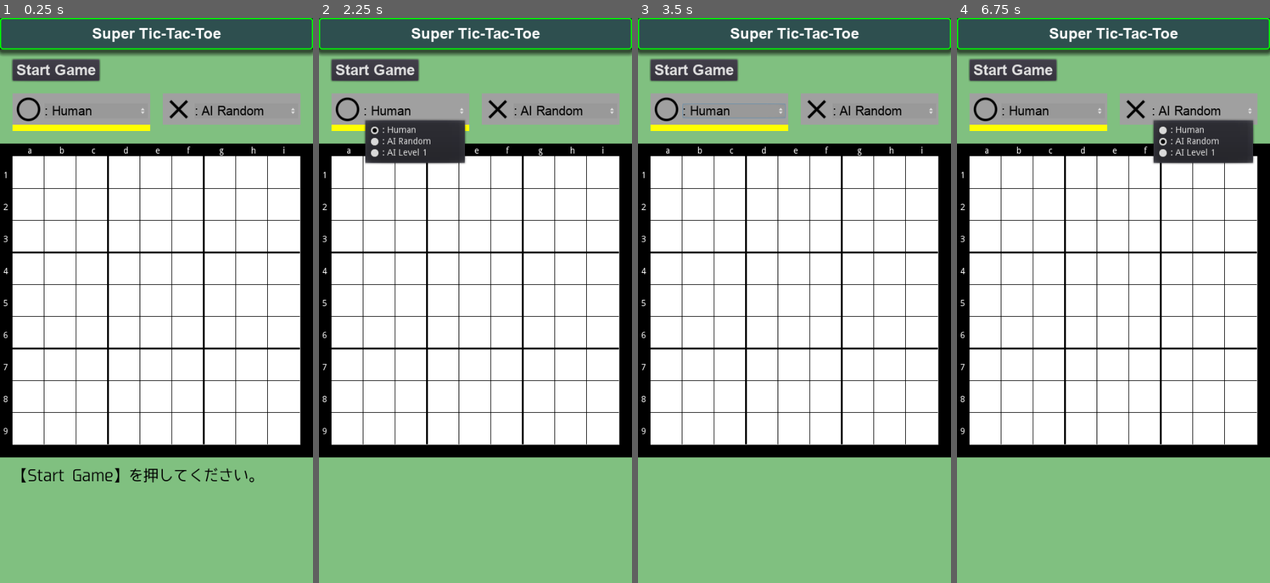
Above: before the commit, frames 1-4 (left to right).
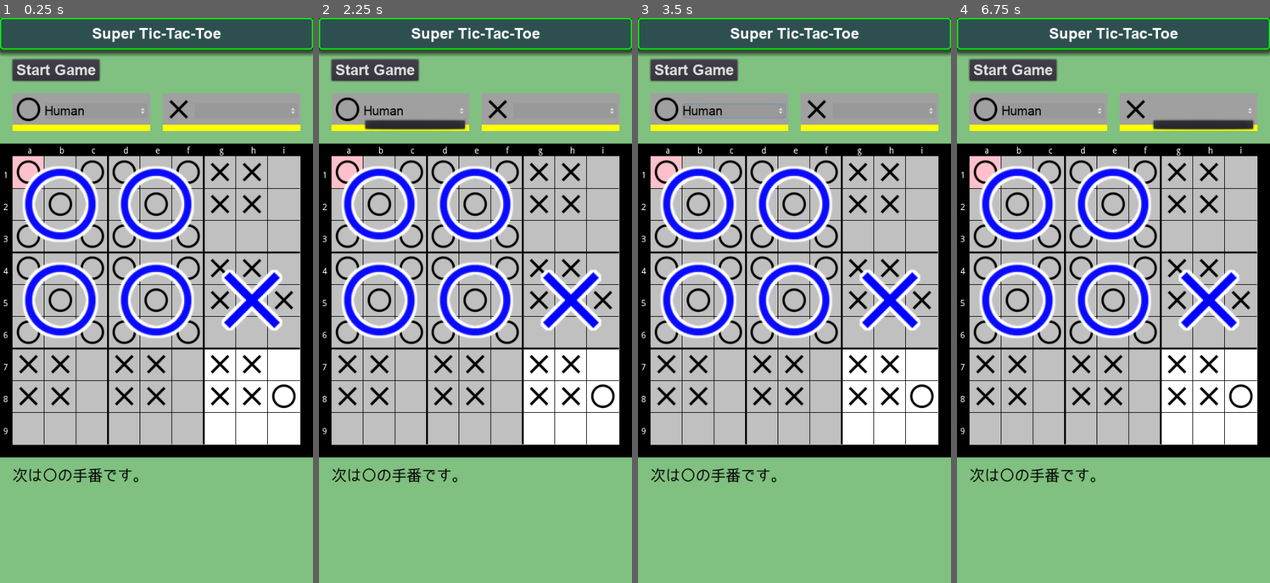
Above: after the commit, the same moments.

Repository: vivisuke/SuperTicTacToe
Game: Godot game, scene res://MainScene.tscn
The game is run twice, just before and just after one commit, with the same random seed, the same clock (stepped at 60 frames per second) and the same inputs.
Inputs (mouse positions are in pixels of both pictures, inside the frame that each line leads up to):
- Up to frame 1 (0.25 s): no input
- Up to frame 2 (2.25 s): click "Start Game" at 0.5 s; click "Stop Game" (after the commit: "Start Game") at 1.25 s; click (416, 108) at 2 s, where only the run before the commit has a clickable ": Human"
- Up to frame 3 (3.5 s): click (735, 108) at 2.75 s, where only the run after the commit has a clickable "Human"
- Up to frame 4 (6.75 s): click "Ｖ" at 3.5 s; click (1204, 108) at 4.25 s, where only the run before the commit has a clickable ": AI Random"; click (1054, 108) at 5 s, where only the run before the commit has a clickable ": Human"; click (1054, 108) at 5.75 s, where only the run after the commit has a clickable "Human"; click "Ｖ" at 6.5 s

The runs differ from the first frame. In frame 1, 40% of the frame differs, in the area x 4-97%, y 15-83%; in frame 2, 41%; in frame 3, 39%; in frame 4, 40%.
Error after the commit: Parse Error: Too few arguments for "update_next_board()" call. Expected at least 2. (res://scripts/MainScene.gd:99)

Commit message:
0055 ◎ C 01/05 01/09 0.001│ToDo│Board::is_three_stones_global(gx : int, gy : int) 実装

Diff:
--- a/SuperTicTacToe/scripts/MainScene.gd
+++ b/SuperTicTacToe/scripts/MainScene.gd
@@ -43,14 +43,14 @@
 }
 class Board:
 	var n_put = 0				# 着手数
-	var n_put_board = []		# 各ローカルボードの着手数
+	var n_put_local = []		# 各ローカルボードの着手数
 	var three_lined_up = []		# 各ローカルボード：三目並んだか？
 	var next_board = -1			# 着手可能ローカルボード [0, 9)、-1 for 全ローカルボードに着手可能
 	var l_board
 	var g_board
 	func _init():
 		n_put = 0
-		n_put_board = [0, 0, 0, 0, 0, 0, 0, 0, 0]
+		n_put_local = [0, 0, 0, 0, 0, 0, 0, 0, 0]
 		three_lined_up = [false, false, false, false, false, false, false, false, false]
 		next_board = -1
 		l_board = []
@@ -74,15 +74,29 @@
 				txt += ".XO"[g_board[x + y*(N_HORZ/3)]+1]
 			txt += "\n"
 		print(txt)
+	func is_empty(x : int, y : int):			# ローカルボード内のセル状態取得
+		return l_board[x + y*N_HORZ] == EMPTY
 	func get_color(x : int, y : int):			# ローカルボード内のセル状態取得
 		return l_board[x + y*N_HORZ]
+	func get_color_g(gx : int, gy : int):		# グローバルボード内のセル状態取得
+		return g_board[gx + gy*(N_HORZ/3)]
+	func update_next_board(x : int, y : int):	# 次に着手可能なローカルボード設定
+		var x3 = x % 3
+		var y3 = y % 3
+		next_board = x3 + y3 * 3
+		if three_lined_up[next_board] || n_put_local[next_board] == 9:
+			next_board = -1			# 全ローカルボードに着手可能
 	func put(x : int, y : int, col):
+		n_put += 1					# トータル着手数
 		l_board[x + y*N_HORZ] = col
 		var gx = x / 3
 		var gy = y / 3
-		if !three_lined_up[gx + gy*3] && is_three_stones(x, y):
-			g_board[gx + gy*3] = col
-			three_lined_up[gx + gy*3] = true
+		var ix = gx + gy*3
+		n_put_local[ix] += 1		# 各ローカルボードの着手数
+		if !three_lined_up[ix] && is_three_stones(x, y):	# 三目並んだ→グローバルボード更新
+			g_board[ix] = col
+			three_lined_up[ix] = true
+		update_next_board()					# next_board 設定
 	func is_three_stones(x : int, y : int):		# 三目並んだか？
 		var x3 : int = x % 3
 		var x0 : int = x - x3		# ローカルボード内左端座標
@@ -98,6 +112,35 @@
 		if x3 == 2 - y3:		# ／斜め方向チェック
 			if get_color(x0, y0+2) == get_color(x0+1, y0+1) && get_color(x0, y0+2) == get_color(x0+2, y0):
 				return true;			# ／斜め方向に三目並んだ
+	func is_three_stones_global(gx : int, gy : int):		# グローバルボードで三目並んだか？
+		if get_color_g(0, gy) == get_color_g(1, gy) && get_color_g(0, gy) == get_color_g(2, gy):
+			return true;			# 横方向に三目並んだ
+		if get_color_g(gx, 0) == get_color_g(gx, 1) && get_color_g(gx, 0) == get_color_g(gx, 2):
+			return true;			# 縦方向に三目並んだ
+		if gx == gy:		# ＼斜め方向チェック
+			if get_color_g(0, 0) == get_color_g(1, 1) && get_color_g(0, 0) == get_color_g(2, 2):
+				return true;			# ＼斜め方向に三目並んだ
+		if gx == 2 - gy:		# ／斜め方向チェック
+			if get_color_g(0, 2) == get_color_g(1, 1) && get_color_g(0, 2) == get_color_g(2, 0):
+				return true;			# ／斜め方向に三目並んだ
+	func select_random():
+		if n_put == 0:		# 初期状態
+			return [rng.randi_range(0, N_HORZ-1), rng.randi_range(0, N_VERT-1)]
+		elif next_board < 0:	# 全てのローカルボードに着手可能
+			var lst = []
+			for y in range(N_VERT):
+				for x in range(N_HORZ):
+					if is_empty(x, y): lst.push_back([x, y])
+			return lst[rng.randi_range(0, lst.size() - 1)]
+		else:
+			var x0 = (next_board % 3) * 3
+			var y0 = (next_board / 3) * 3
+			var lst = []
+			for v in range(3):
+				for h in range(3):
+					if is_empty(x0+h, y0+v):
+						lst.push_back([x0+h, y0+v])
+			return lst[rng.randi_range(0, lst.size() - 1)]
 
 
 var BOARD_ORG_X
@@ -203,7 +246,7 @@
 	return $Board/TileMapLocal.get_cell(x, y)
 func get_color_g(gx : int, gy : int):		# グローバルボード内のセル状態取得
 	return $Board/TileMapGlobal.get_cell(gx, gy)
-func is_game_over(gx : int, gy : int):		# グローバルボードで三目並んだか？
+func is_three_stones_global(gx : int, gy : int):		# グローバルボードで三目並んだか？
 	if get_color_g(0, gy) == get_color_g(1, gy) && get_color_g(0, gy) == get_color_g(2, gy):
 		return true;			# 横方向に三目並んだ
 	if get_color_g(gx, 0) == get_color_g(gx, 1) && get_color_g(gx, 0) == get_color_g(gx, 2):
@@ -255,7 +298,7 @@
 		# ローカルボード内で三目並んだ場合
 		three_lined_up[gx + gy*3] = true
 		$Board/TileMapGlobal.set_cell(gx, gy, next_color)
-		if is_game_over(gx, gy):
+		if is_three_stones_global(gx, gy):
 			game_started = false
 			$MessLabel.text = mb_str[next_color] + " won."		#
 			return true;		# ゲームオーバー
Not shown, changed: SuperTicTacToe.spr
